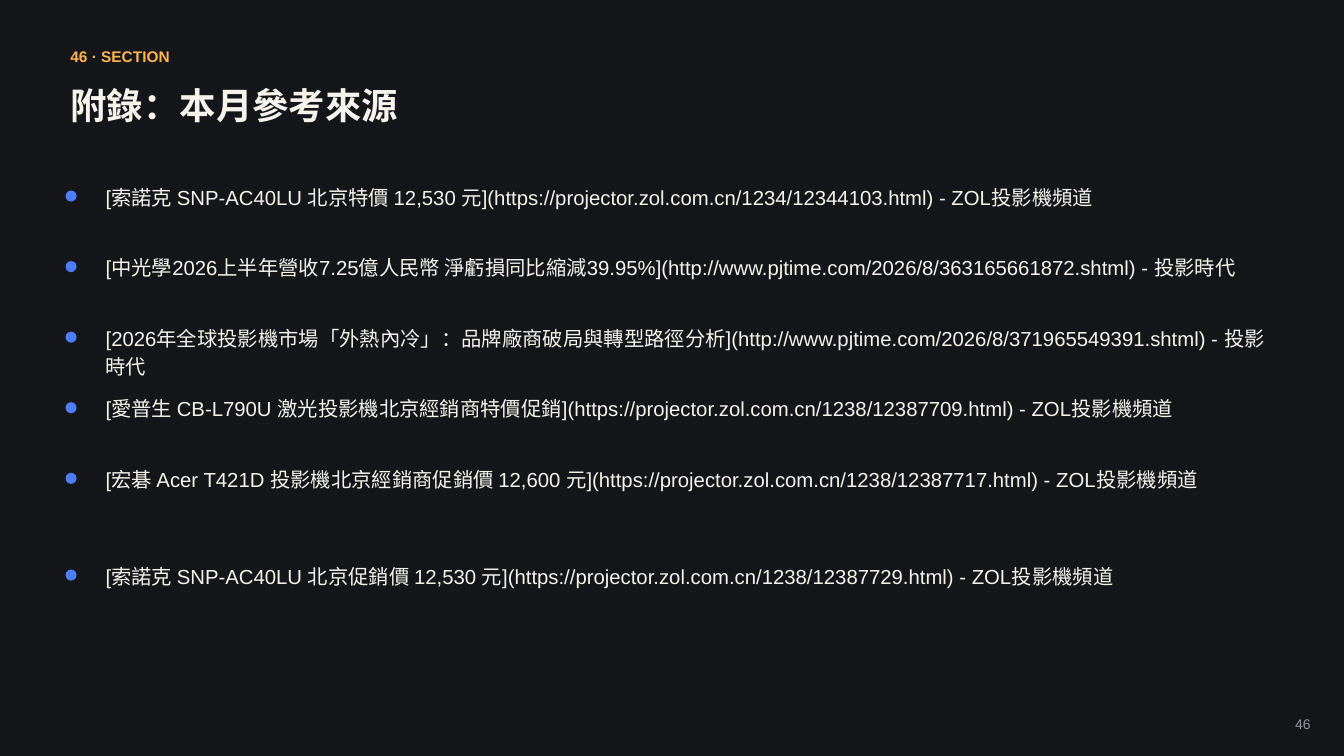
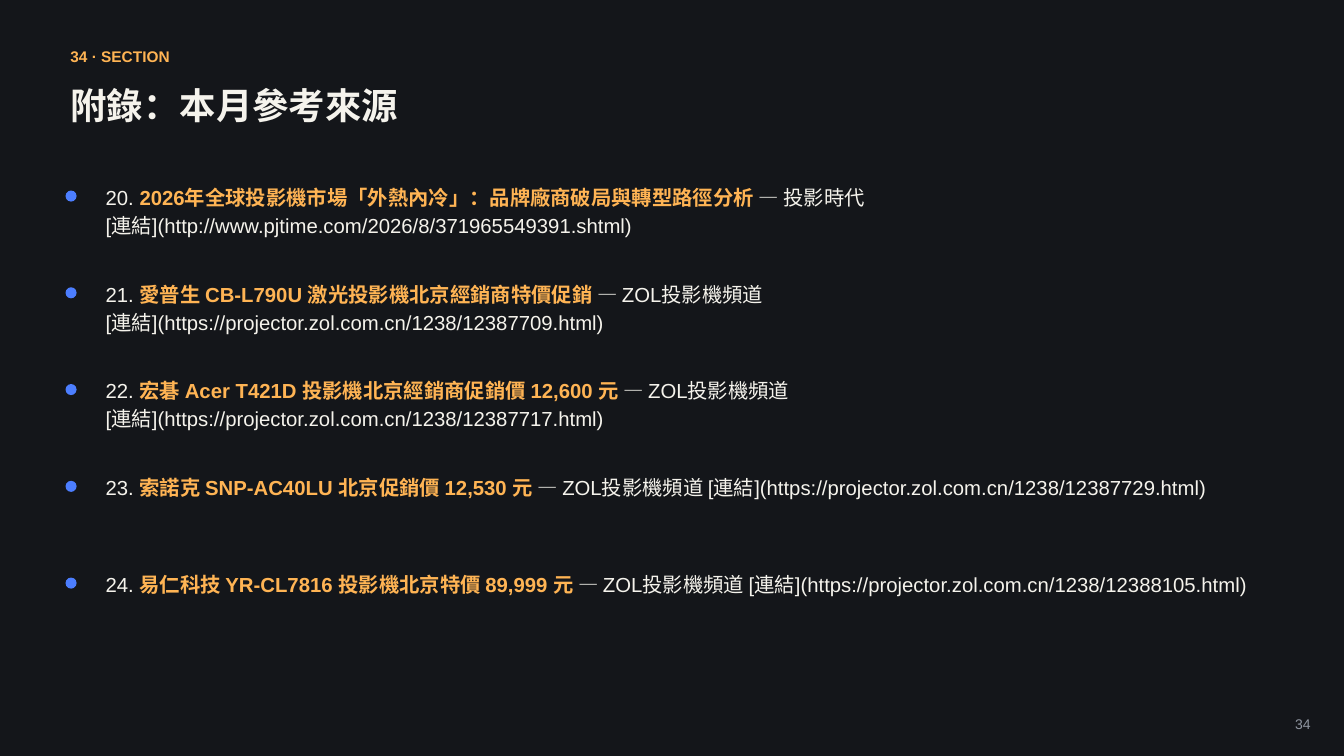
Before and after one commit to coffee30233-gif/Project-Insight, a slide deck: slide 34 of data/reports/2026-08.pptx (slide 46 before the commit). Drawn at 1344x756 pixels with LibreOffice and Linux fonts; fonts in the diff are those of the drawing. Boxes give left, top, right and bottom in pixels: in the first picture for what was removed or moved away, otherwise in the second. Text is boxed around its words. In the diff, an @@ line names an element or a change of style, - is before the commit and + after.

```diff
--- a/data/reports/2026-08.pptx
+++ b/data/reports/2026-08.pptx
@@ text at [70, 51, 170, 62]: text changed @@
-46 · SECTION
+34 · SECTION
@@ text at [106, 188, 864, 238]: text changed @@
-[2026年全球投影機市場「外熱內冷」：品牌廠商破局與轉型路徑分析](http://www.pjtime.com/2026/8/371965549391.shtml) - 投影時代
+20. 2026年全球投影機市場「外熱內冷」：品牌廠商破局與轉型路徑分析 — 投影時代 [連結](http://www.pjtime.com/2026/8/371965549391.shtml)
@@ text removed at [106, 188, 1093, 210] @@
-[索諾克 SNP-AC40LU 北京特價 12,530 元](https://projector.zol.com.cn/1234/12344103.html) - ZOL投影機頻道
@@ text removed at [106, 258, 1235, 280] @@
-[中光學2026上半年營收7.25億人民幣 淨虧損同比縮減39.95%](http://www.pjtime.com/2026/8/363165661872.shtml) - 投影時代
@@ ellipse: place and size @@
-ellipse at [66, 261, 77, 272]
+ellipse at [66, 287, 77, 298]
@@ text at [106, 284, 763, 335]: text changed @@
-[愛普生 CB-L790U 激光投影機北京經銷商特價促銷](https://projector.zol.com.cn/1238/12387709.html) - ZOL投影機頻道
+21. 愛普生 CB-L790U 激光投影機北京經銷商特價促銷 — ZOL投影機頻道 [連結](https://projector.zol.com.cn/1238/12387709.html)
@@ ellipse: place and size @@
-ellipse at [66, 332, 77, 343]
+ellipse at [66, 384, 77, 395]
@@ text added at [106, 380, 789, 431], 14.5 pt, text #F5F3EC @@
+22. 宏碁 Acer T421D 投影機北京經銷商促銷價 12,600 元 — ZOL投影機頻道 [連結](https://projector.zol.com.cn/1238/12387717.html)
@@ text at [106, 477, 1206, 500]: text changed @@
-[索諾克 SNP-AC40LU 北京促銷價 12,530 元](https://projector.zol.com.cn/1238/12387729.html) - ZOL投影機頻道
+23. 索諾克 SNP-AC40LU 北京促銷價 12,530 元 — ZOL投影機頻道 [連結](https://projector.zol.com.cn/1238/12387729.html)
@@ ellipse: place and size @@
-ellipse at [66, 402, 77, 413]
+ellipse at [66, 481, 77, 492]
@@ ellipse: place and size @@
-ellipse at [66, 473, 77, 484]
+ellipse at [66, 578, 77, 589]
@@ ellipse removed at [66, 570, 77, 581] @@
@@ text at [106, 574, 1247, 597]: text changed @@
-[宏碁 Acer T421D 投影機北京經銷商促銷價 12,600 元](https://projector.zol.com.cn/1238/12387717.html) - ZOL投影機頻道
+24. 易仁科技 YR-CL7816 投影機北京特價 89,999 元 — ZOL投影機頻道 [連結](https://projector.zol.com.cn/1238/12388105.html)
@@ text at [1295, 719, 1311, 729]: text changed @@
-46
+34
```
Also in this commit, not shown: 32 other slides changed, 7 slides added, 25 slides removed, 3 other files.
